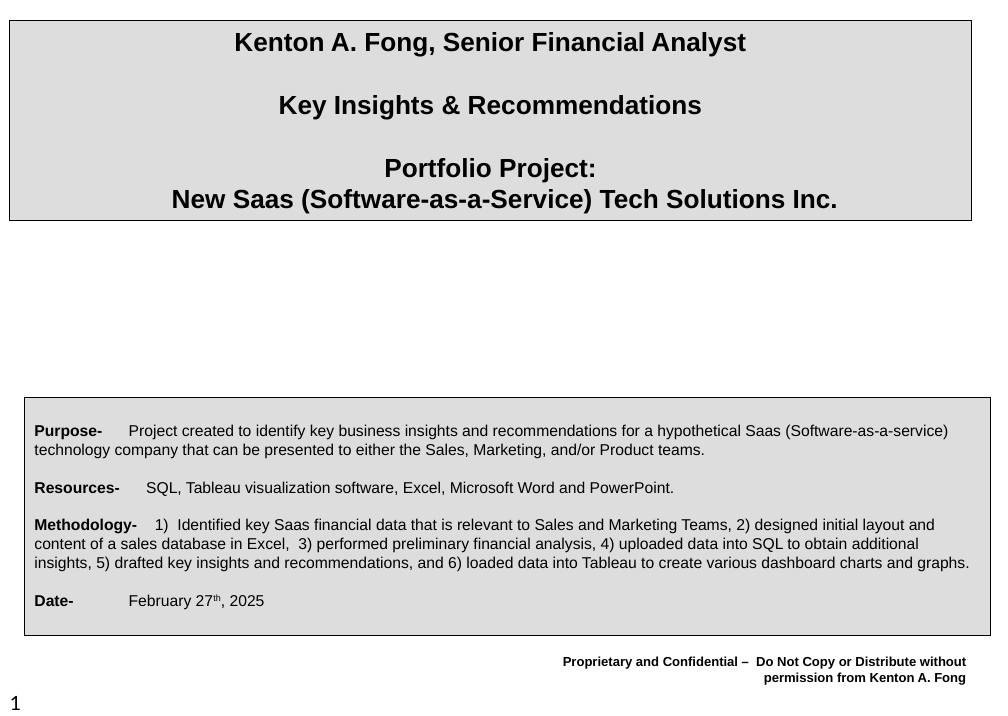
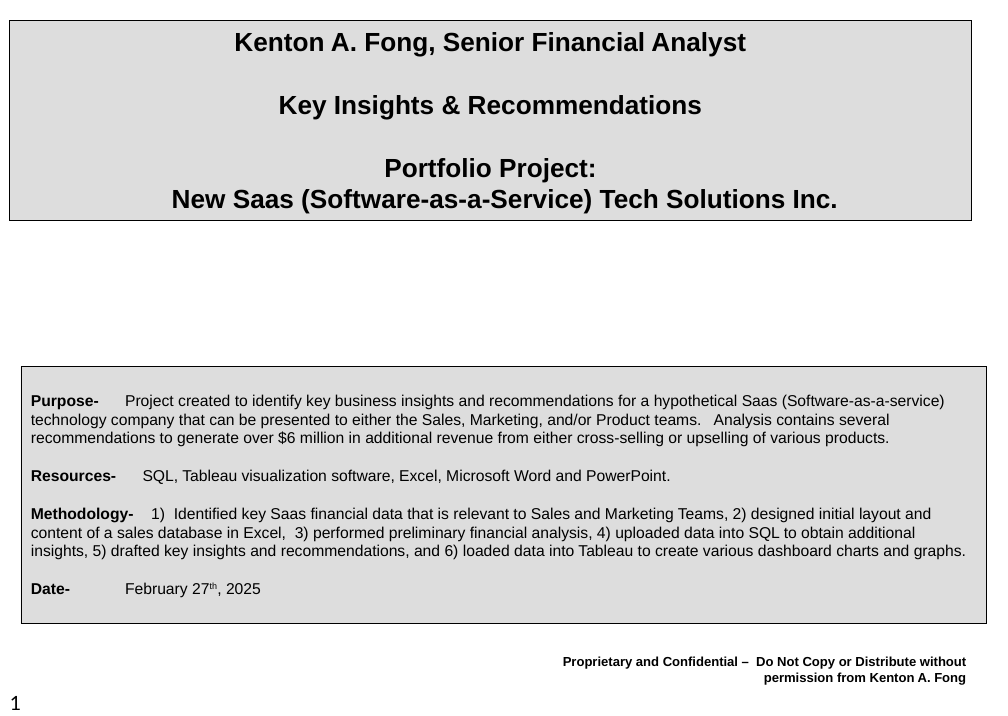
Before and after one commit to Ken1-prog/New-Saas-Inc., a slide deck: slide 1 of Saas DB design overv 1b.pptx. Drawn at 1008x716 pixels with LibreOffice and Linux fonts; fonts in the diff are those of the drawing. Boxes give left, top, right and bottom in pixels: in the first picture for what was removed or moved away, otherwise in the second. Text is boxed around its words. In the diff, an @@ line names an element or a change of style, - is before the commit and + after.

```diff
--- a/Saas DB design overv 1b.pptx
+++ b/Saas DB design overv 1b.pptx
@@ rectangle "Purpose- Project created to identify ...": place and size @@
-rectangle "Purpose- Project created to identify ..." at [24, 398, 990, 636]
+rectangle "Purpose- Project created to identify ..." at [21, 366, 986, 624]
@@ text in rectangle at [31, 394, 945, 447]: text changed @@
-Purpose- Project created to identify key business insights and recommendations for a hypothetical Saas (Software-as-a-service) technology company that can be presented to either the Sales, Marketing, and/or Product teams.
+Purpose- Project created to identify key business insights and recommendations for a hypothetical Saas (Software-as-a-service) technology company that can be presented to either the Sales, Marketing, and/or Product teams. Analysis contains several recommendations to generate over $6 million in additional revenue from either cross-selling or upselling of various products.
```
Also in this commit, not shown: 1 other slide changed, 1 other file.
